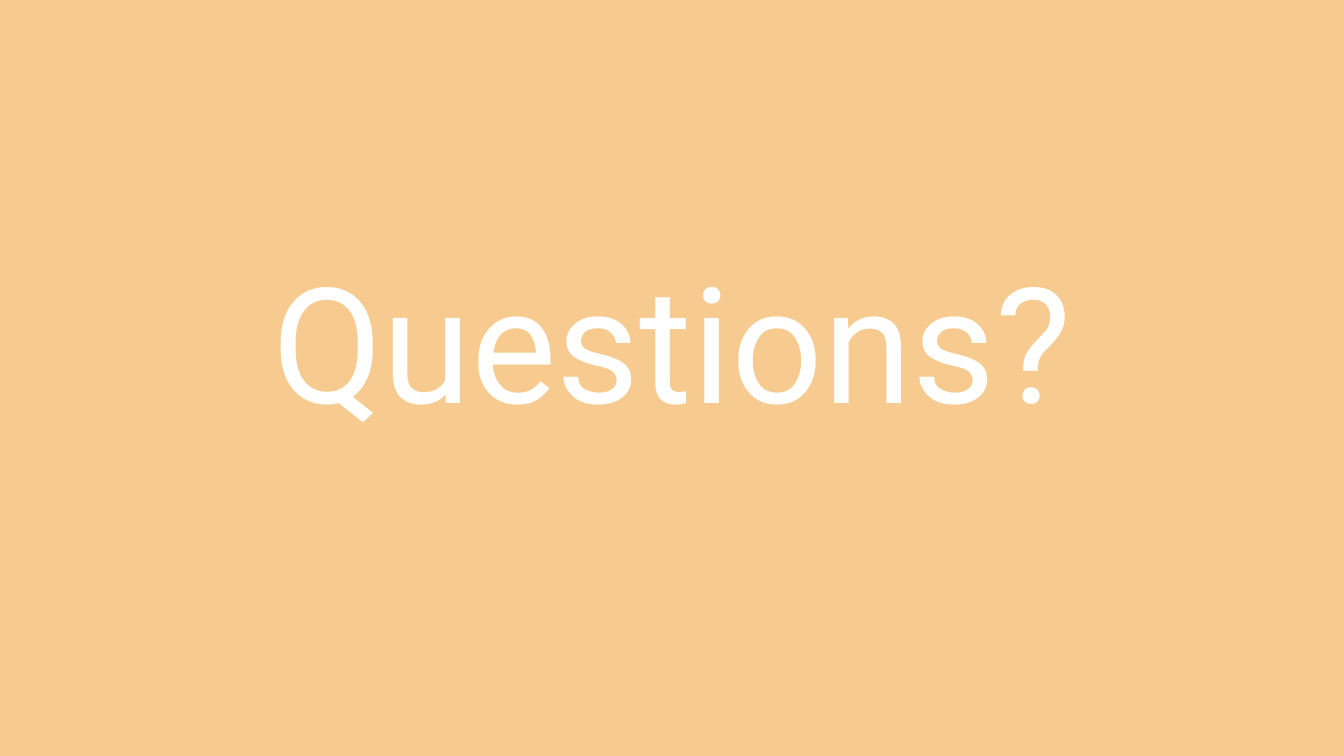
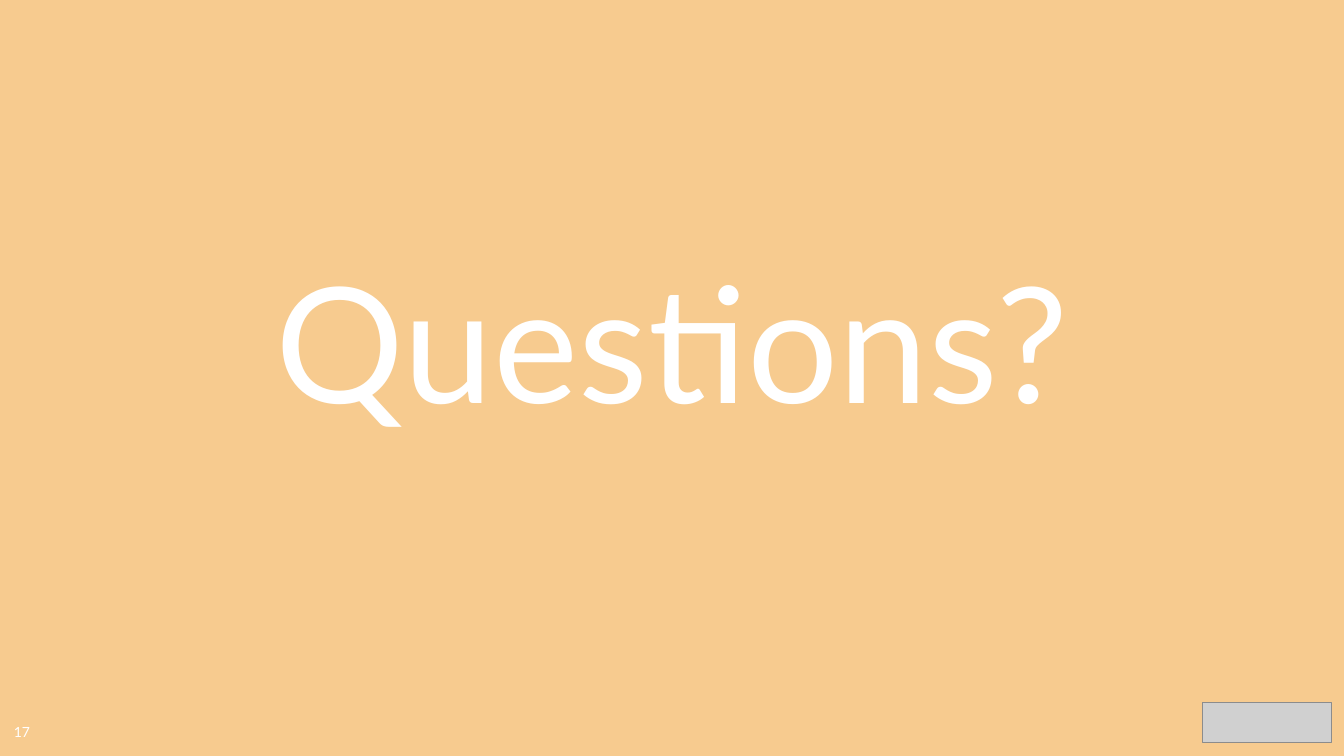
Before and after one commit to CharlesPBiggar/Data-Analytics-Project-1, a slide deck: slide 17 of Presentation/GiterDun Presentation.pptx (slide 15 before the commit). Drawn at 1344x756 pixels with LibreOffice and Linux fonts; fonts in the diff are those of the drawing; grey boxes stand for pictures; background and template pictures are left out. Boxes give left, top, right and bottom in pixels: in the first picture for what was removed or moved away, otherwise in the second. Text is boxed around its words. In the diff, an @@ line names an element or a change of style, - is before the commit and + after.

```diff
--- a/Presentation/GiterDun Presentation.pptx
+++ b/Presentation/GiterDun Presentation.pptx
@@ title "Questions?" at [276,285,1068,427]: font Roboto to Lato @@
@@ picture added at [1203,703,1332,742] @@
@@ page number added at [14,727,30,737], 10 pt, text #FFFFFF @@
+17
```
Also in this commit, not shown: 10 other slides changed, 8 slides added, 4 slides removed.
